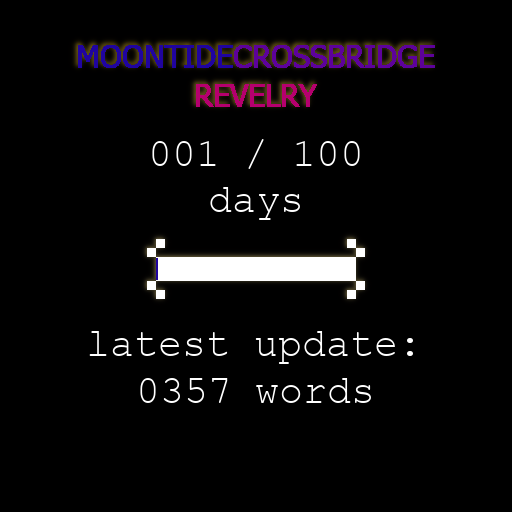
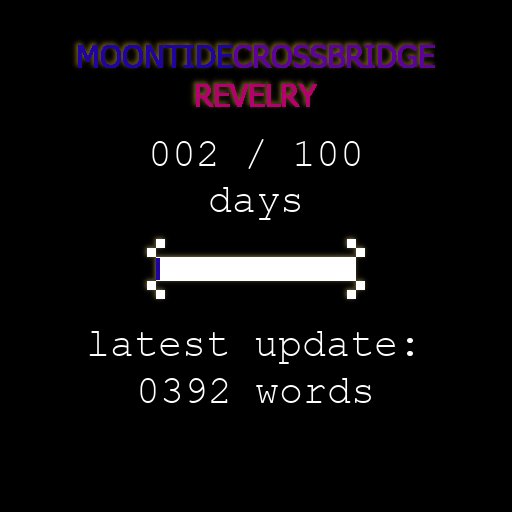
Layered file, before and after one edit (512×512). Changes by layer:
painted on "progress bar" over [158, 258, 160, 280]
renamed "001 / 100" to "XXX / 100", painted on it over [199, 141, 216, 166]
painted on "0000" over [187, 378, 228, 403]
